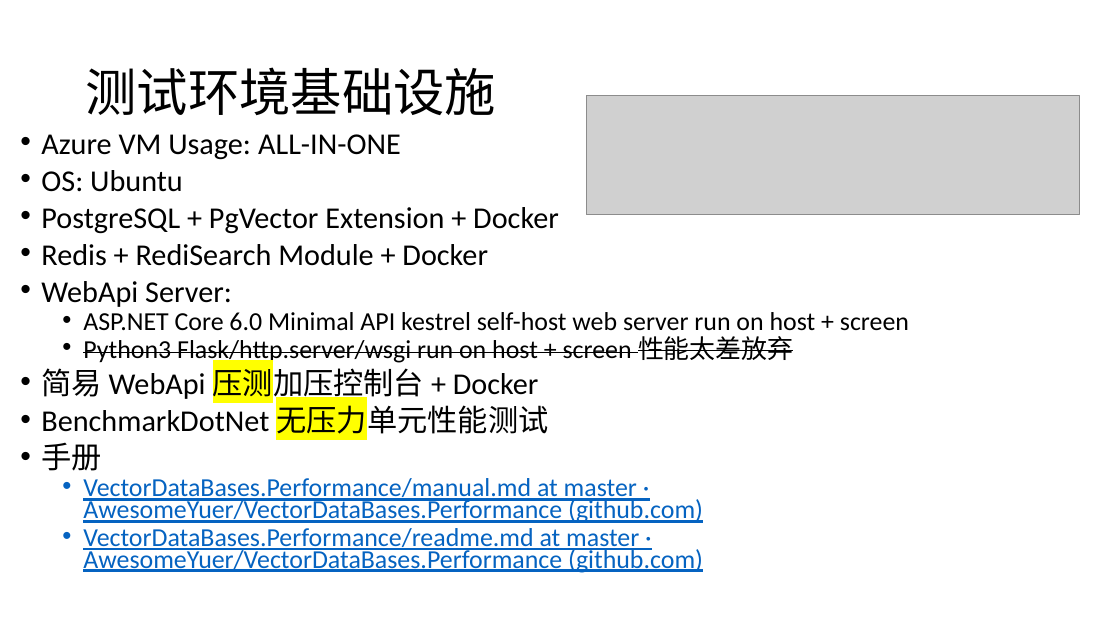
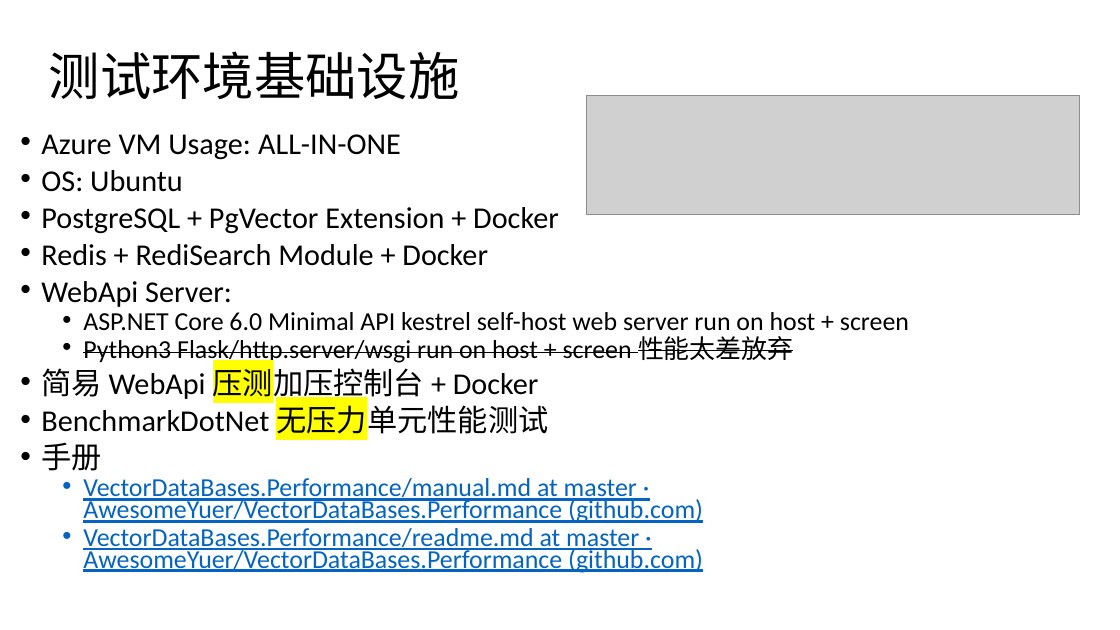
Before and after one commit to AwesomeYuer/PostgreSQL.PgVector.Performance, a slide deck: slide 9 of Vector.DataBases.And.Performance.Awesome.Yuer.pptx. Drawn at 1120x630 pixels with LibreOffice and Linux fonts; fonts in the diff are those of the drawing; grey boxes stand for pictures. Boxes give left, top, right and bottom in pixels: in the first picture for what was removed or moved away, otherwise in the second. Text is boxed around its words. In the diff, an @@ line names an element or a change of style, - is before the commit and + after.

```diff
--- a/Vector.DataBases.And.Performance.Awesome.Yuer.pptx
+++ b/Vector.DataBases.And.Performance.Awesome.Yuer.pptx
@@ title "测试环境基础设施": place and size @@
-title "测试环境基础设施" at [85, 67, 496, 115]
+title "测试环境基础设施" at [49, 51, 460, 99]
```
Also in this commit, not shown: 6 other slides changed.
